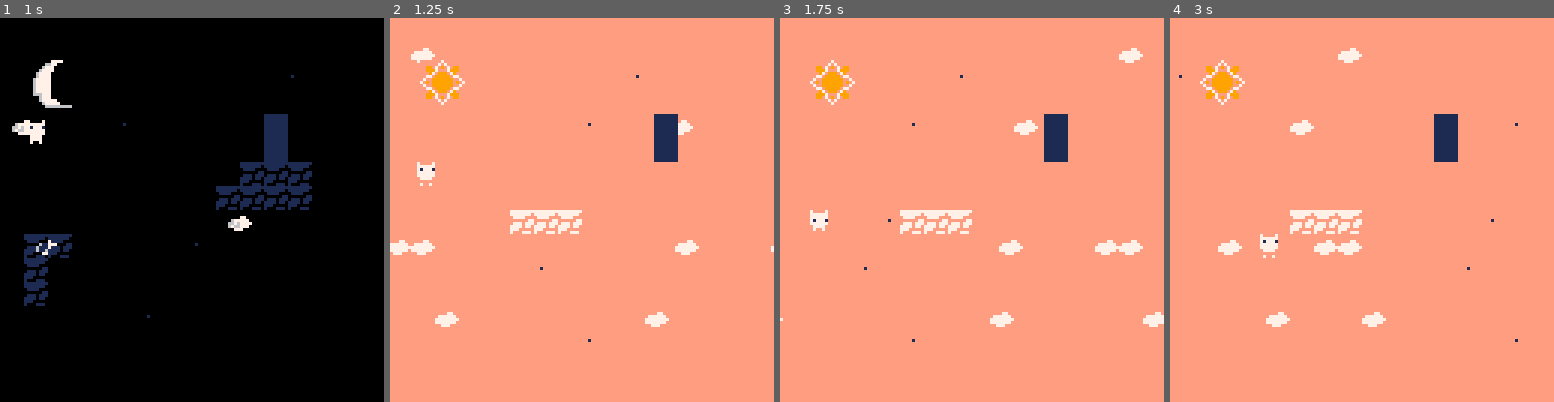
Above: before the commit, frames 1-4 (left to right).
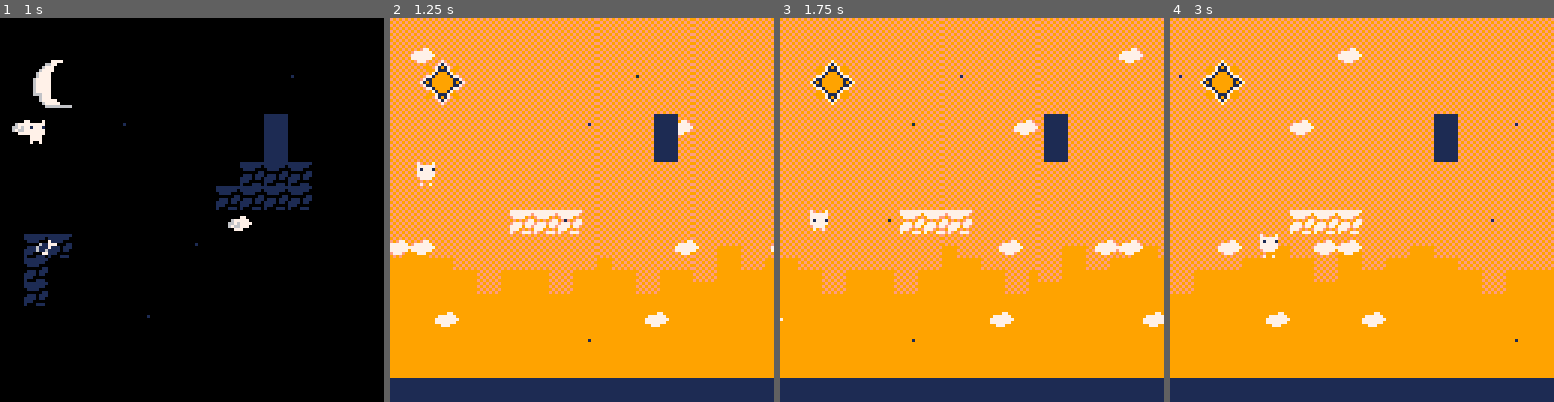
Above: after the commit, the same moments.

Repository: aadhyap/GBJam14
Game: PICO-8 cartridge platformer-game.p8
The game is run twice, just before and just after one commit, with the same random seed, the same clock (stepped at 60 frames per second) and the same inputs.
Inputs:
- Up to frame 1 (1 s): tap X (X key) at 0.33 s; tap O (Z key) at 0.7 s
- Up to frame 2 (1.25 s): tap X (X key) at 1.07 s
- Up to frame 3 (1.75 s): hold Right from 1.6 s (still down); tap O (Z key) at 1.7 s
- Up to frame 4 (3 s): tap X (X key) at 1.85, 2.97 s; release Right at 2.1 s; tap O (Z key) at 2.1, 2.5, 2.9 s; hold Up 2.15-2.42 s; hold Right from 2.47 s (still down)

Frame 1 is identical in both runs. In frame 2, 65% of the frame differs, in the area x 0-100%, y 0-100%; in frame 3, 66%; in frame 4, 66%.

Commit message:
decorated day screen

Diff:
--- a/platformer-game.p8
+++ b/platformer-game.p8
@@ -365,12 +364,6 @@
 	light = not light
 end
 
-
-
---todo:
---every level:
------keep track of cant see ones
------keep track of all tiles
 -->8
 --splash screen
 
@@ -558,27 +551,35 @@
 
 
 
+…(8 lines of a section not shown)…
 __gff__
 0000000000000000000000000000000000000000000000000000000000000000000000000000000000000000000000000000000000000000000000000000000000010401050000000000000000000000000300000000000000000000000000000001000000000000000000000000000000000000000000000000000000000000
 0000000000000000000000000000000000000000000000000000000000000000000000000000000000000000000000000000000000000000000000000000000000000000000000000000000000000000000000000000000000000000000000000000000000000000000000000000000000000000000000000000000000000000
 __map__
-0000000000000000000000000000000043000000000000000000000000000000004300000000000000000000000000000071717171717171717171717171717171710000000000000000000000000000007100000000000000000000000000000071000000000000000000000000000000000000000000000000000000000000
-0000000000000000000000000000000043000000000000000000000000000000004300000000000000000000000000000071717171717171717171717171717171710000000000000000000054000000007100000000000000000000000000000071002a2b000000282900000000000000000000000000000000000000000000
-0000000000000000000000000053000043000000000000000000000000000000004300000000000000000000000000000071717171717171717171717171717171710000000000000000000000000000007100000064000000000064000000000071003a3b000000383900000000000000000000000000000000000000000000
-0000000000000000000000000000000043000000000000000000000000000000004300000000000000000000000000000071717171717171717171717171717171710000000000000000000000000000007100000000000000000000000000000071000000000000000000000000000000000000000000000000000000000000
-0000000000005300000000000000000043000052000000000000000000000000004300000000000000000000000000000071717171717171717171717171717171710000005400000000000000000000007100640000000000000000000000000071000000000000000000000000000000000000000000000000000000000000
-0000000000000000000000000000000043000000000000000000000000000000004300000000000000000000000000000071717171717171717171717171717171710000000000000000000000000000007100000000000000000000000000000071000000000000000000000000000000000000000000000000000000000000
-0000000000000000000000000000000043000000000000000000000000000000004300000000000000000000000000000071717171717171717171717171717171710000000000000000000000000000007100000000000000000000000000000071000000000000000000000000000000000000000000000000000000000000
-0000000000000000000000000000000043000000000000000000000000000000004300000000000000000000000000000071717171717171717171717171717171710000000000000000000000000000007100000000000000000000000064000071000000000000000000000000000000000000000000000000000000000000
-0000000000000000000000000000000043000000000000000000000052000000004300000000000000000000000000000071717171717171717171717171717171710000000000000000000000000000007164000000000000000000000000000071000000000000000000000000000000000000000000000000000000000000
-0000000000000000005300000000000043000000520000000000000000000000004300000000000000000000000000000071717171717171717171717171717171710000000000540000005454000000007100000000000000000000640000000071000000000000000000000000000000000000000000000000000000000000
-0000000000000000000000000000000043000000000000000000000000000000004300000000000000000000000000000071717171717171717171717171717171710000000000000000000000000000006400000000000000000000000000000071000000000000000000000000000000000000000000000000000000000000
-0000000000000000000000000000000043000000000000000000000000000000004300000000000000000000000000000071717171717171717171717171717171710000000000000000000000000000007100000000000000000000000000640071000000000000000000000000000000000000000000000000000000000000
-0000000000000053000000000000000043000000000000000000000000000000004300000000000000000000000000000071717171717171717171717171717171710000540000000000000000540000007100000000000000000000640000000071000000000000000000000000000000000000000000000000000000000000
-0000000000000000000000000000000043000000000000000000000000000000004300000000000000000000000000000071717171717171717171717171717171710000000000000000000000000000007100640000000000000000000000000071000000000000000000000000000000000000000000000000000000000000
-0000000000000000000000000000000043000000000000000000000000000000004300000000000000000000000000000071717171717171717171717171717171710000000000000000000000000000007100000000000000000000000000000071000000000000000000000000000000000000000000000000000000000000
-0000000000000000000000000000000043000000000000000000000000000000004300000000000000000000000000000071717171717171717171717171717171710000000000000000000000000000007100000000000000000000000000000071000000000000000000000000000000000000000000000000000000000000
-4343434343434343434343434343434343434343434343434343434343434343434343434343434343434343434343434371717171717171717171717171717171717171717171717171717171717171717171717171717171717171717171717171000000000000000000000000000000000000000000000000000000000000
+0000000000000000000000000000000043000000000000000000000000000000004300000000000000000000000000000067676767676767676767676767676767670000000000000000000000000000000000000000000000000000000000000000000000000000000000000000000000000000000000000000000000000000
+0000000000000000000000000000000043000000000000000000000000000000004300000000000000000000000000000067676767676767676767676767676767670000000000000000000054000000000000000000000000000000000000000000002a2b000000282900000000000000000000000000000000000000000000
+0000000000000000000000000053000043000000000000000000000000000000004300000000000000000000000000000067676767676767676767676767676767670000000000000000000000000000000000000064000000000064000000000000003a3b000000383900000000000000000000000000000000000000000000
+0000000000000000000000000000000043000000000000000000000000000000004300000000000000000000000000000067676767676767676767676767676767670000000000000000000000000000000000000000000000000000000000000000000000000000000000000000000000000000000000000000000000000000
+0000000000005300000000000000000043000052000000000000000000000000004300000000000000000000000000000067676767676767676767676767676767670000005400000000000000000000000000640000000000000000000000000000000000000000000000000000000000000000000000000000000000000000
+0000000000000000000000000000000043000000000000000000000000000000004300000000000000000000000000000067676767676767676767676767676767670000000000000000000000000000000000000000000000000000000000000000000000000000000000000000000000000000000000000000000000000000
+0000000000000000000000000000000043000000000000000000000000000000004300000000000000000000000000000067676767676767676767676767676767670000000000000000000000000000004700000000000000000000000000000000000000000000000000000000000000000000000000000000000000000000
+0000000000000000000000000000000043000000000000000000000000000000004300000000000000000000000000000067676767676767676767676767676767670000000000000000000000000000000000000000000000000000000064000000000000000000000000000000000000000000000000000000000000000000
+0000000000000000000000000000000043000000000000000000000052000000004300000000000000000000000000000067676767676767676767676767676767670000000000000000000000000000000064000000000000000000000000000000000000000000000000000000000000000000000000000000000000000000
+0000000000000000005300000000000043000000520000000000000000000000004300000000000000000000000000000067676767676777676777676767676767670000000000540000005454000000000000000000000000000000640000000000000000000000000000000000000000000000000000000000000000000000
+0000000000000000000000000000000043000000000000000000000000000000004300000000000000000000000000000067667777776766776666667767777767770000000000000000000000000000000000000000000000000000000000000000000000000000000000000000000000000000000000000000000000000000
+0000000000000000000000000000000043000000000000000000000000000000004300000000000000000000000000000066666666666666666666666677666677660000000000000000000000000000000000000000000000000000000000640000000000000000000000000000000000000000000000000000000000000000
+0000000000000053000000000000000043000000000000000000000000000000004300000000000000000000000000000066666666666666666666666666666666660000540000000000000000540000000000000000000000000000640000000000000000000000000000000000000000000000000000000000000000000000
+0000000000000000000000000000000043000000000000000000000000000000004300000000000000000000000000000066666666666666666666666666666666660000000000000000000000000000000000640000000000000000000000000000000000000000000000000000000000000000000000000000000000000000
+0000000000000000000000000000000043000000000000000000000000000000004300000000000000000000000000000066666666666666666666666666666666660000000000000000000000000000000000000000000000000000000000000000000000000000000000000000000000000000000000000000000000000000
+0000000000000000000000000000000043000000000000000000000000000000004300000000000000000000000000000075757575757575757575757575757575750000000000000000000000000000000000000000000000000000000000000075000000000000000000000000000000000000000000000000000000000000
+4343434343434343434343434343434343434343434343434343434343434343434343434343434343434343434343434378787575757575757575757575757575757575757575757575757575757575757575757575757575757575757575757575000000000000000000000000000000000000000000000000000000000000
 0000000000000000000000000000000000000000000000000000000000000000000000000000000000000000000000000000000000000000000000000000000000000000000000000000000000000000000000000000000000000000000000000000000000000000000000000000000000000000000000000000000000000000
 0000000000000000000000000000000000000000000000000000000000000000000000000000000000000000000000000000000000000000000000000000000000000000000000000000000000000000000000000000000000000000000000000000000000000000000000000000000000000000000000000000000000000000
 0000000000000000000000000000000000000000000000000000000000000000000000000000000000000000000000000000000000000000000000000000000000000000000000000000000000000000000000000000000000000000000000000000000000000000000000000000000000000000000000000000000000000000
Not shown, changed: 63 lines of the sprite sheet (__gfx__) section of platformer-game.p8
